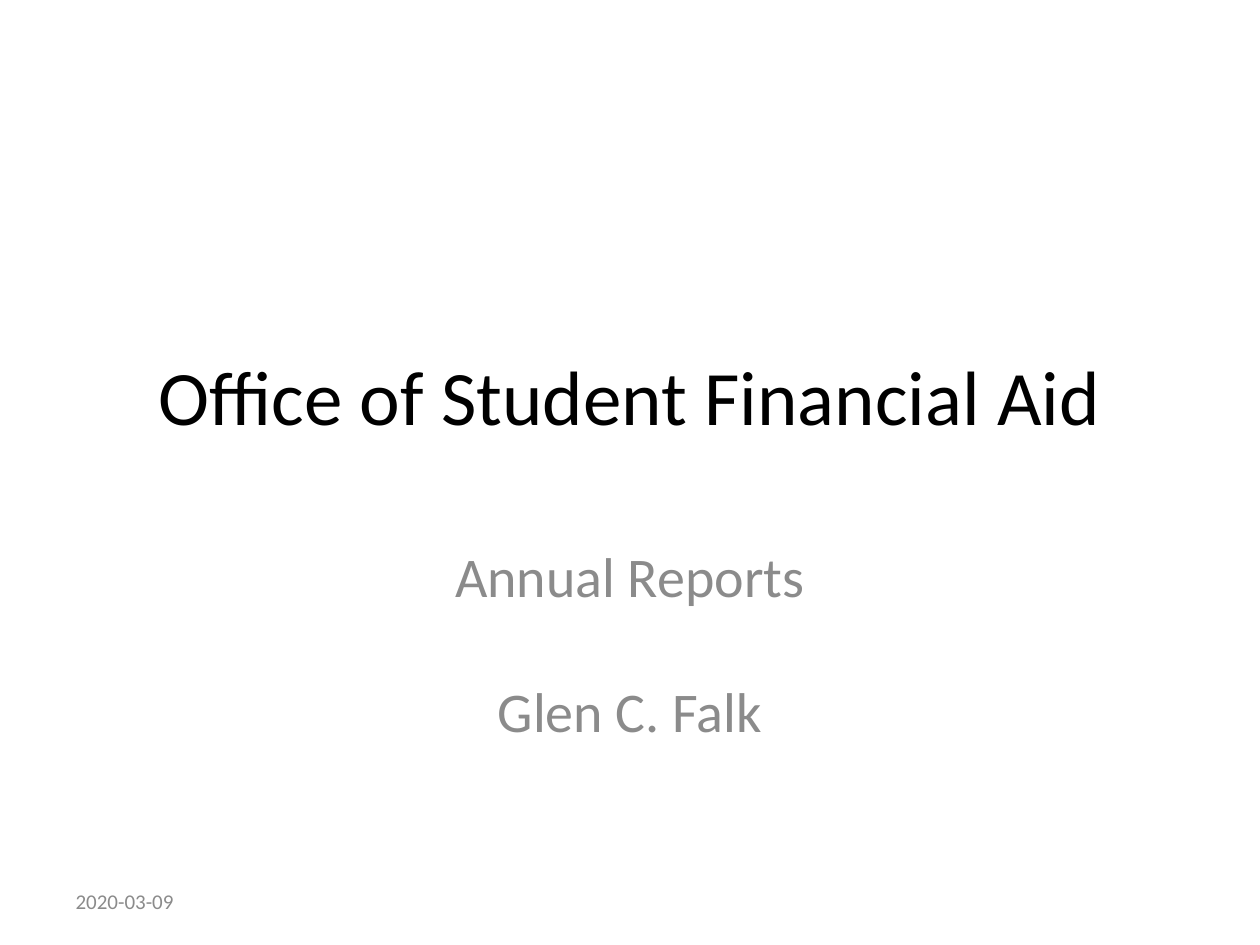
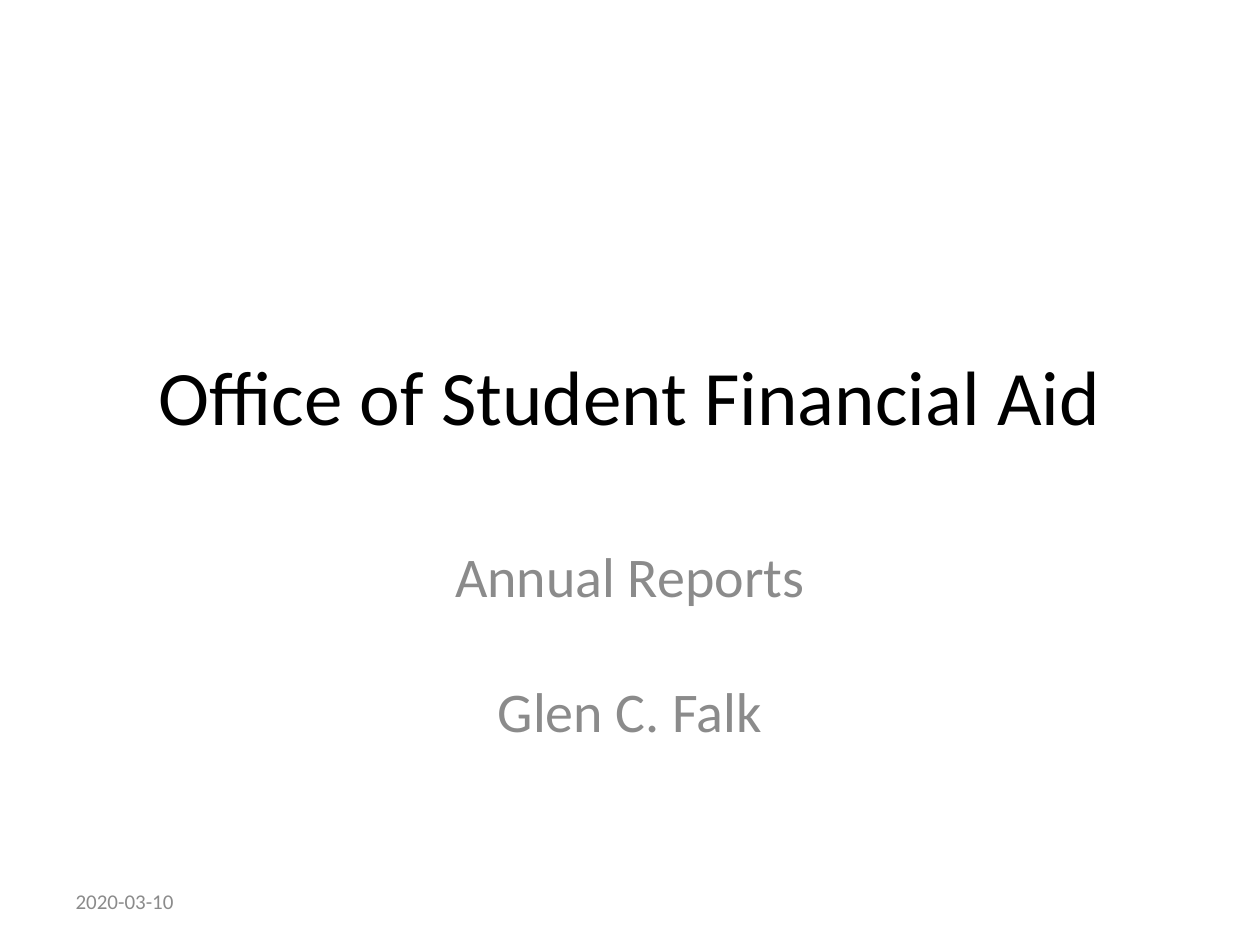
Before and after one commit to UTexas80/BookdownProjectTemplate, a slide deck: slide 1 of docs/AnnualReportsBook.pptx. Drawn at 1260x945 pixels with LibreOffice and Linux fonts; fonts in the diff are those of the drawing. Boxes give left, top, right and bottom in pixels: in the first picture for what was removed or moved away, otherwise in the second. Text is boxed around its words. In the diff, an @@ line names an element or a change of style, - is before the commit and + after.

```diff
--- a/docs/AnnualReportsBook.pptx
+++ b/docs/AnnualReportsBook.pptx
@@ text at (x1=76, y1=895, x2=174, y2=909): text changed @@
-2020-03-09
+2020-03-10
```
Also in this commit, not shown: 1 other slide changed, 24 other files.
